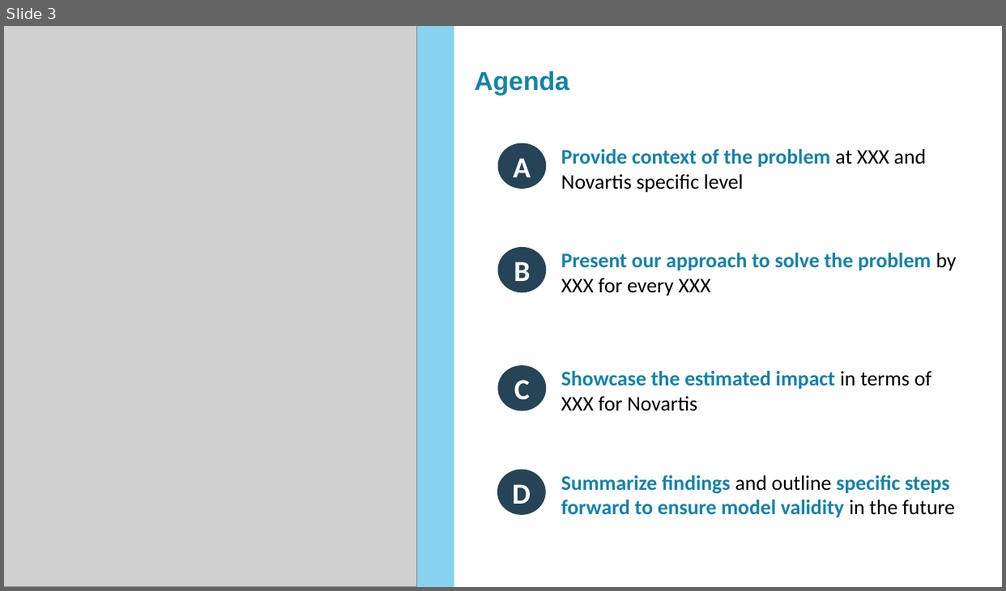
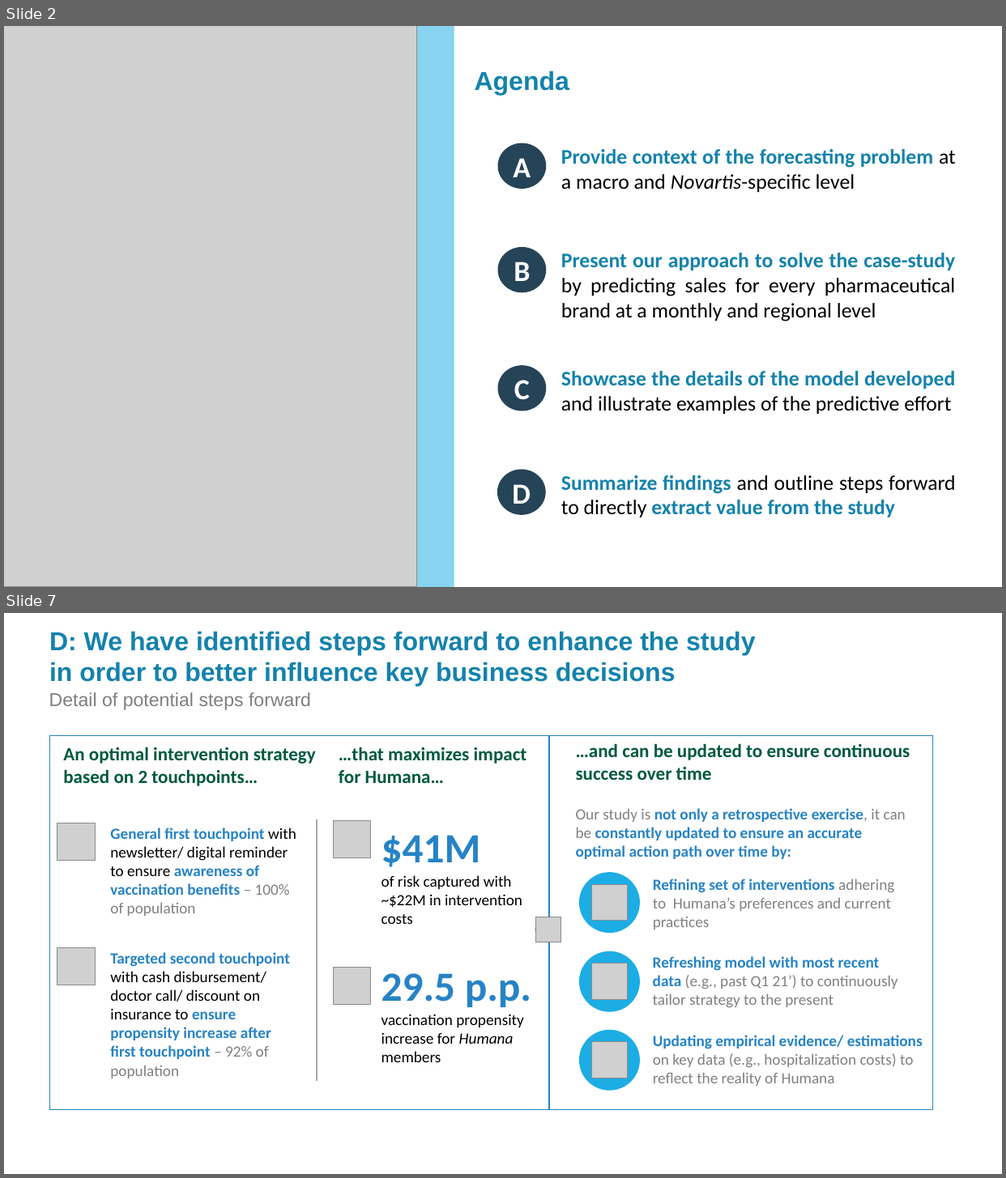
Before and after one commit to Bulbasaurzc/novartis-datathon-2021, a slide deck: reports/Master_PPT.pptx. Shown one above the other, each under a label of ours: slide 3 before the commit, slides 2 and 7 after it; the slides between them are not shown. The pictures are 1006x591 and 1006x1178 pixels, drawn with LibreOffice and Linux fonts; fonts in the diff are those of the drawing; grey boxes stand for pictures; background and template pictures are left out. Boxes give left, top, right and bottom in pixels: in the first picture for what was removed or moved away, otherwise in the second. Text is boxed around its words. In the diff, an @@ line names an element or a change of style, - is before the commit and + after.

Commit message:
Model v7

```diff
--- a/reports/Master_PPT.pptx
+++ b/reports/Master_PPT.pptx
@@ slide 7 added at bbox=[4, 613, 1002, 1174], background picture (left out) @@
@@ text added at bbox=[49, 631, 755, 687], 25 pt, text #1482AC, bold @@
+D: We have identified steps forward to enhance the study in order to better influence key business decisions
@@ text added at bbox=[49, 692, 311, 710], 18 pt, text #7F7F7F @@
+Detail of potential steps forward
@@ rectangle added at bbox=[49, 735, 550, 1110], outline #2683C6 0.25 pt @@
@@ text added at bbox=[63, 747, 316, 786], 18 pt, text #00593F, bold @@
+An optimal intervention strategy based on 2 touchpoints…
@@ text added at bbox=[339, 747, 527, 783], 18 pt, text #00593F, bold @@
+…that maximizes impact for Humana…
@@ rectangle added at bbox=[549, 735, 933, 1110], outline #2683C6 0.25 pt @@
@@ text added at bbox=[576, 743, 910, 780], 18 pt, text #00593F, bold @@
+…and can be updated to ensure continuous success over time
@@ picture added at bbox=[57, 823, 95, 860] @@
@@ text added at bbox=[110, 828, 296, 916], 15 pt, text #2683C6 @@
+General first touchpoint with newsletter/ digital reminder to ensure awareness of vaccination benefits – 100% of population
@@ line added from (316, 820) to (316, 1080), #A1ACB2 1.5 pt @@
@@ picture added at bbox=[334, 820, 371, 858] @@
@@ text added at bbox=[576, 808, 906, 859], 15 pt, text #2683C6, bold @@
+Our study is not only a retrospective exercise, it can be constantly updated to ensure an accurate optimal action path over time by:
@@ text added at bbox=[381, 835, 522, 924], 15 pt, text #000000 @@
+$41M
+of risk captured with ~$22M in intervention costs
@@ ellipse added at bbox=[579, 872, 640, 933], fill #1CADE4 @@
@@ text added at bbox=[653, 879, 894, 930], 15 pt, text #808080 @@
+Refining set of interventions adhering to Humana’s preferences and current practices
@@ picture added at bbox=[592, 884, 629, 922] @@
@@ ellipse added at bbox=[535, 917, 562, 943], fill #00593F @@
@@ picture added at bbox=[535, 917, 561, 943] @@
@@ picture added at bbox=[57, 948, 95, 985] @@
@@ text added at bbox=[110, 952, 290, 1079], 15 pt, text #2683C6 @@
+Targeted second touchpoint with cash disbursement/ doctor call/ discount on insurance to ensure propensity increase after first touchpoint – 92% of population
@@ ellipse added at bbox=[579, 952, 640, 1012], fill #1CADE4 @@
@@ picture added at bbox=[334, 967, 371, 1004] @@
@@ text added at bbox=[381, 973, 531, 1063], 15 pt, text #000000 @@
+29.5 p.p.
+vaccination propensity increase for Humana members
@@ picture added at bbox=[592, 964, 629, 1000] @@
@@ text added at bbox=[653, 956, 898, 1007], 15 pt, text #808080 @@
+Refreshing model with most recent data (e.g., past Q1 21’) to continuously tailor strategy to the present
@@ ellipse added at bbox=[579, 1030, 640, 1091], fill #1CADE4 @@
@@ picture added at bbox=[592, 1042, 629, 1079] @@
@@ text added at bbox=[653, 1035, 923, 1086], 15 pt, text #808080 @@
+Updating empirical evidence/ estimations on key data (e.g., hospitalization costs) to reflect the reality of Humana
@@ what was slide 3 is now slide 2 @@
@@ slide 2 changed as well @@
@@ text at bbox=[561, 149, 956, 192]: text changed; text colour #000000 to #1482AC; bold on @@
-Provide context of the problem at XXX and Novartis specific level
+Provide context of the forecasting problem at a macro and Novartis-specific level
@@ text at bbox=[561, 253, 955, 322]: text changed; text colour #1482AC to #000000; bold off @@
-Present our approach to solve the problem by XXX for every XXX
+Present our approach to solve the case-study by predicting sales for every pharmaceutical brand at a monthly and regional level
@@ text at bbox=[561, 371, 955, 414]: text changed; text colour #1482AC to #000000; bold off @@
-Showcase the estimated impact in terms of XXX for Novartis
+Showcase the details of the model developed and illustrate examples of the predictive effort
@@ text at bbox=[561, 476, 955, 518]: text changed @@
-Summarize findings and outline specific steps forward to ensure model validity in the future
+Summarize findings and outline steps forward to directly extract value from the study
```
Also in this commit, not shown: 1 other slide changed, 5 other slides added, 8 slides removed, 9 other files.
